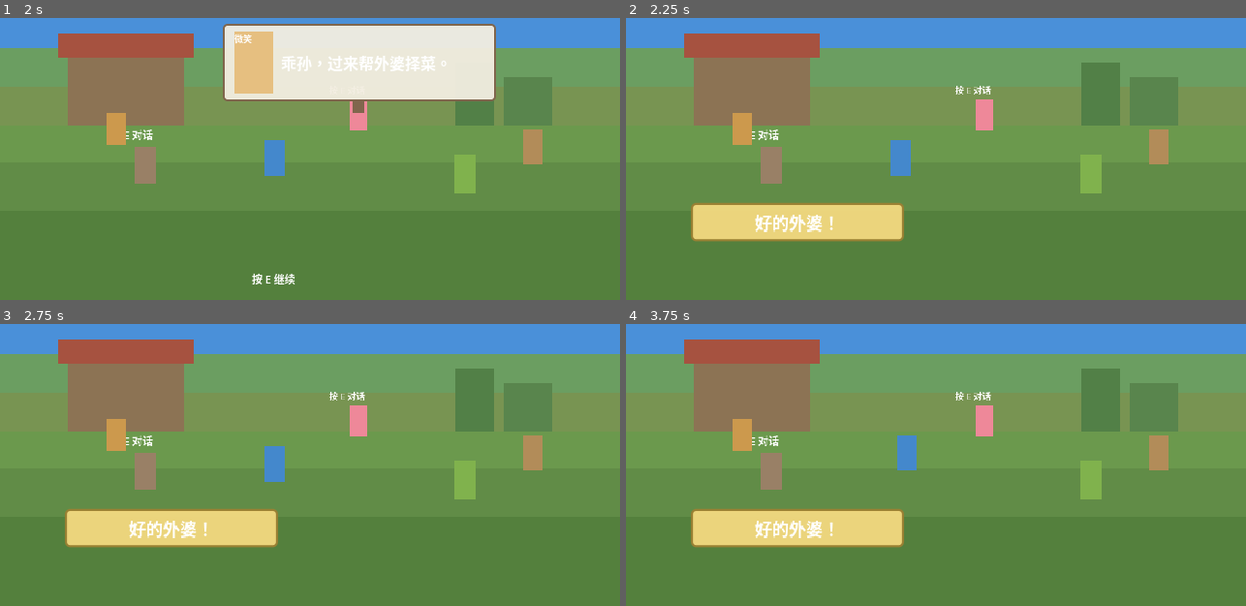
Above: before the commit, frames 1-4 (two rows, left to right).
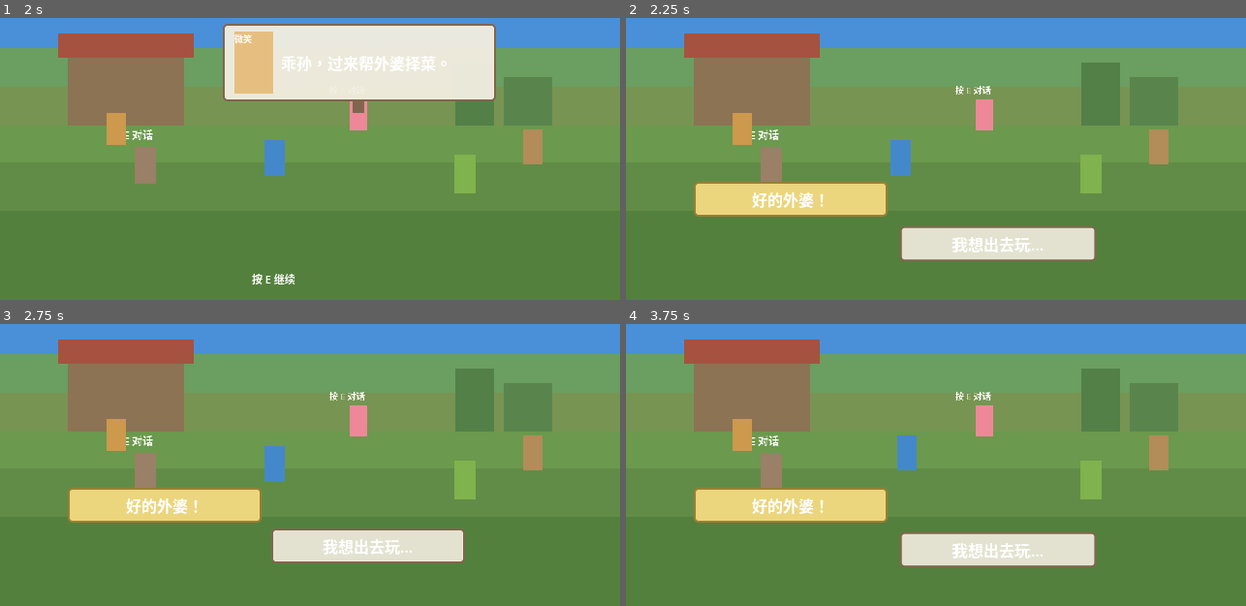
Above: after the commit, the same moments.

Repository: yuanzhoucanxiang/caojie
Game: Godot game, scene res://scenes/main.tscn
The game is run twice, just before and just after one commit, with the same random seed, the same clock (stepped at 60 frames per second) and the same inputs.
Inputs (mouse positions are in pixels of both pictures, inside the frame that each line leads up to):
- Up to frame 1 (2 s): tap Enter at 0.5 s; move the mouse to (446, 108) at 0.52 s; hold D (move_right) 0.53-1.28 s; hold E (interact) 0.53-1.28 s; click (446, 108) at 0.67 s; tap Space at 1.25 s; move the mouse to (186, 142) at 1.27 s; hold S (move_down) from 1.28 s (still down); tap E (interact) at 1.35 s
- Up to frame 2 (2.25 s): tap Enter at 2 s; move the mouse to (998, 49) at 2.02 s; release S (move_down) at 2.03 s; hold D (move_right) from 2.03 s (still down); hold E (interact) from 2.03 s (still down)
- Up to frame 3 (2.75 s): keep holding D (move_right); keep holding E (interact)
- Up to frame 4 (3.75 s): tap Space at 2.75 s; move the mouse to (outside the picture) at 2.77 s; release D (move_right) at 2.78 s; release E (interact) at 2.78 s; hold W (move_up) 2.78-3.53 s; tap E (interact) at 2.85 s; click (outside the picture) at 2.92 s; tap Enter at 3.5 s; move the mouse to (1122, 484) at 3.52 s; hold A (move_left) from 3.53 s (still down); hold E (interact) from 3.53 s (still down)

Frame 1 is identical in both runs. In frame 2, 9.9% of the frame differs, in the area x 10-76%, y 58-87%; in frame 3, 9.9%; in frame 4, 9.9%.
Error before the commit: Cannot call method 'create_timer' on a null value. (res://scripts/ui/choice_bubble.gd:49)

Commit message:
修复气泡动画：setup时节点未加入场景树，动画移至_ready执行

Diff:
--- a/scripts/ui/choice_bubble.gd
+++ b/scripts/ui/choice_bubble.gd
@@ -11,6 +11,7 @@
 var _bg: PanelContainer
 var _label: Label
 var _is_selected: bool = false
+var _anim_delay: float = 0.0
 
 
 func setup(index: int, text: String, total_choices: int) -> void:
@@ -32,21 +33,22 @@
 	_bg.add_child(_label)
 
 	# 定位：在玩家上方水平排列
-	var player_screen_x = 280.0  # 玩家在屏幕上的大致 X
+	var player_screen_x = 280.0
 	var start_x = player_screen_x - (total_choices * (bubble_width + 10)) / 2 + bubble_width / 2
 	var x = start_x + index * (bubble_width + 10)
 	var y = 280.0 - (total_choices - 1 - index) * (bubble_height + 6)
 
 	_bg.position = Vector2(x - bubble_width / 2, y)
 
-	# 弹出动画（延迟一点出现）
-	_popup_animation(index * 0.06)
+	# 记录动画延迟，等加入场景树后再执行
+	_anim_delay = index * 0.06
+	scale = Vector2.ZERO
+	pivot_offset = Vector2(100, 18)
 
 
-func _popup_animation(delay: float) -> void:
-	scale = Vector2.ZERO
-	pivot_offset = Vector2(100, 18)
-	await get_tree().create_timer(delay).timeout
+func _ready() -> void:
+	if _anim_delay > 0:
+		await get_tree().create_timer(_anim_delay).timeout
 	var tween = create_tween()
 	tween.tween_property(self, "scale", Vector2(1.08, 1.08), 0.1).set_ease(Tween.EASE_OUT).set_trans(Tween.TRANS_BACK)
 	tween.tween_property(self, "scale", Vector2(1.0, 1.0), 0.06).set_ease(Tween.EASE_IN)
--- a/scripts/ui/dialogue_bubble.gd
+++ b/scripts/ui/dialogue_bubble.gd
@@ -65,8 +65,16 @@
 	# 定位气泡
 	_position_bubble(speaker_screen_pos)
 
-	# 弹出动画
-	_popup_animation()
+	# 动画初始状态（实际动画在 _ready 中执行）
+	scale = Vector2.ZERO
+	pivot_offset = Vector2(140, 40)
+
+
+func _ready() -> void:
+	# 加入场景树后执行弹出动画
+	var tween = create_tween()
+	tween.tween_property(self, "scale", Vector2(1.05, 1.05), 0.12).set_ease(Tween.EASE_OUT).set_trans(Tween.TRANS_BACK)
+	tween.tween_property(self, "scale", Vector2(1.0, 1.0), 0.08).set_ease(Tween.EASE_IN)
 
 
 func _position_bubble(speaker_pos: Vector2) -> void:
@@ -89,14 +97,6 @@
 	# 尾巴指向 NPC
 	var tail_x = clampf(speaker_pos.x - 6, x + 10, x + bubble_w - 22)
 	_tail.position = Vector2(tail_x, y + bubble_h)
-
-
-func _popup_animation() -> void:
-	scale = Vector2.ZERO
-	pivot_offset = Vector2(140, 40)
-	var tween = create_tween()
-	tween.tween_property(self, "scale", Vector2(1.05, 1.05), 0.12).set_ease(Tween.EASE_OUT).set_trans(Tween.TRANS_BACK)
-	tween.tween_property(self, "scale", Vector2(1.0, 1.0), 0.08).set_ease(Tween.EASE_IN)
 
 
 func remove_bubble() -> void:
